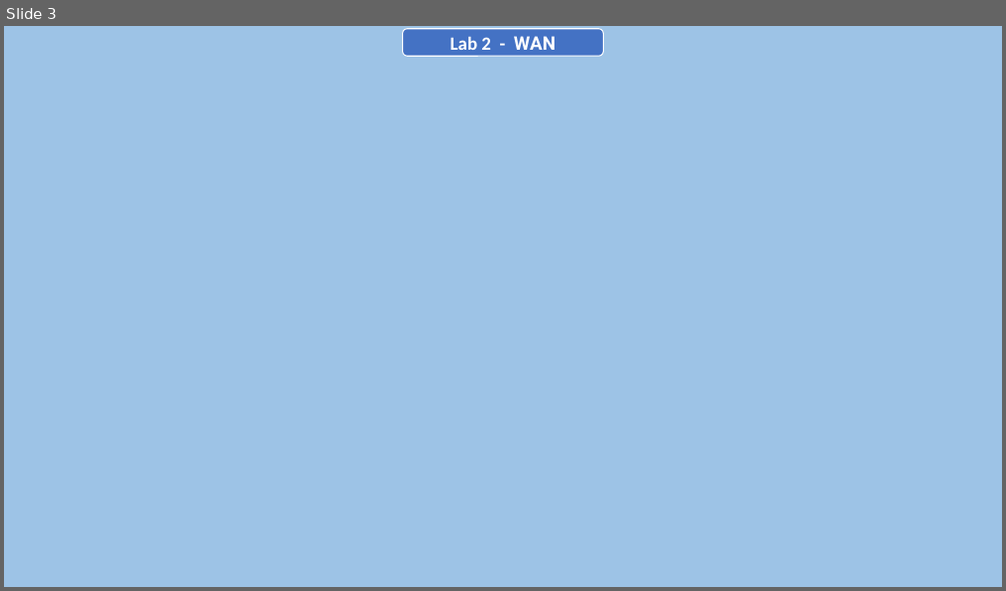
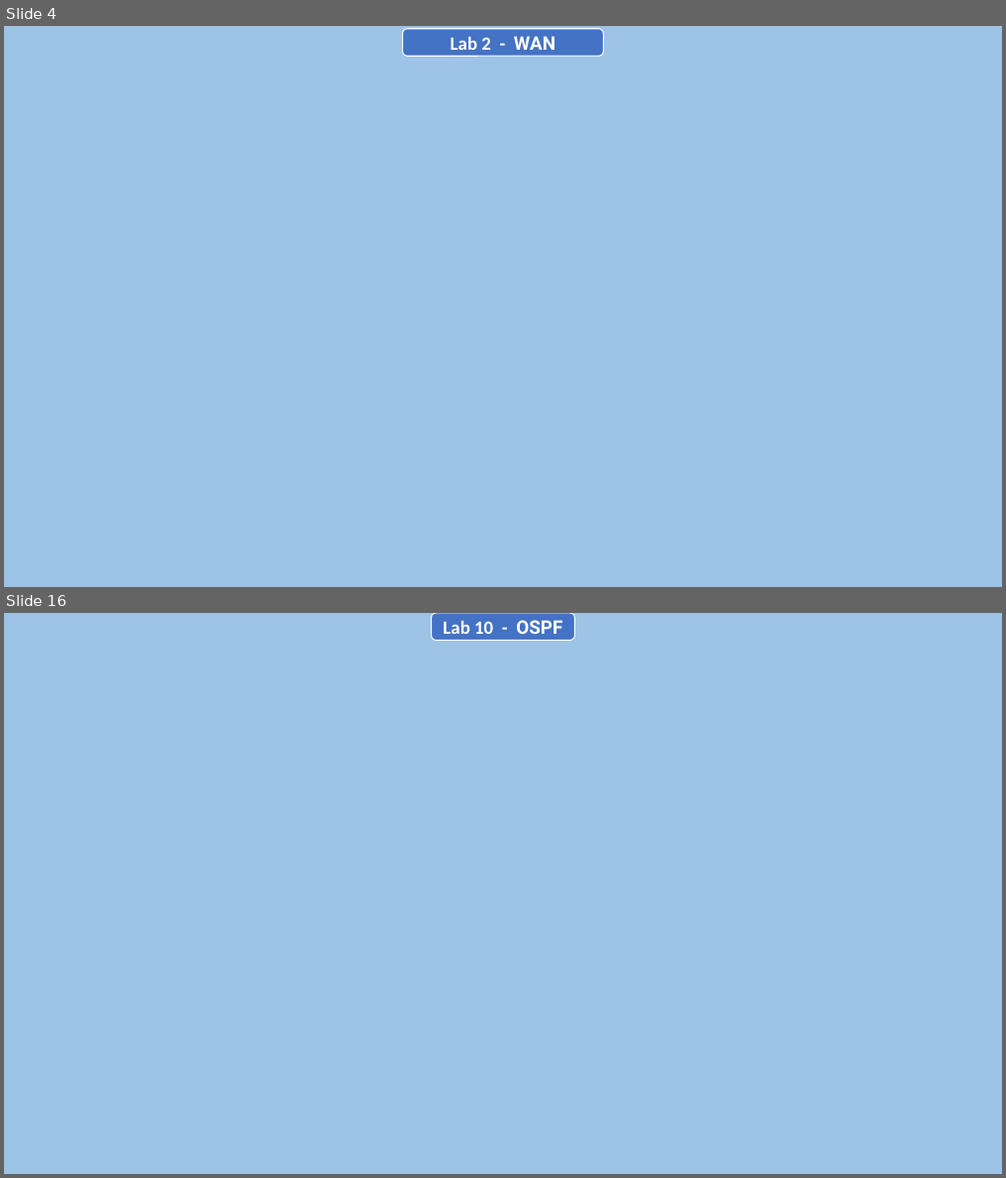
Before and after one commit to AntorPi314/MySave, a slide deck: Lab/Networking Lab/Final Assignment/Networking Lab (Final).pptx. Shown one above the other, each under a label of ours: slide 3 before the commit, slides 4 and 16 after it; the slides between them are not shown. The pictures are 1006x591 and 1006x1178 pixels, drawn with LibreOffice and Linux fonts; fonts in the diff are those of the drawing; background and template pictures are left out. Boxes give left, top, right and bottom in pixels: in the first picture for what was removed or moved away, otherwise in the second. Text is boxed around its words. In the diff, an @@ line names an element or a change of style, - is before the commit and + after.

```diff
--- a/Lab/Networking Lab/Final Assignment/Networking Lab (Final).pptx
+++ b/Lab/Networking Lab/Final Assignment/Networking Lab (Final).pptx
@@ slide 16 added at box(4, 613, 1002, 1174), background #9DC3E6 @@
@@ rounded rectangle added at box(432, 613, 575, 640), fill #4472C4, outline #FFFFFF 1 pt, 18 pt, text #FFFFFF, bold @@
+Lab 10 - OSPF
@@ what was slide 3 is now slide 4 @@
```
Also in this commit, not shown: 2 slides changed, 15 other slides added, 4 other files.
